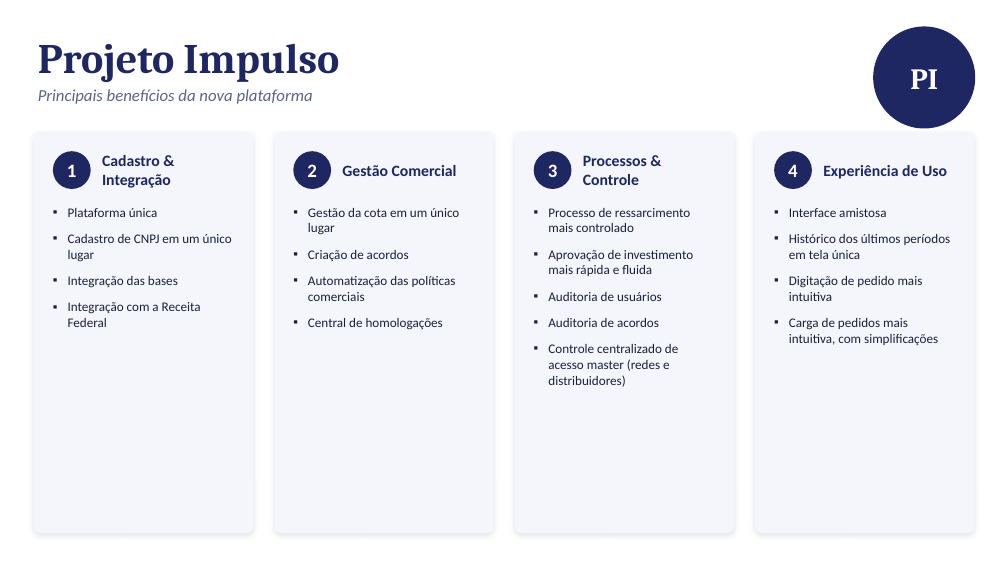
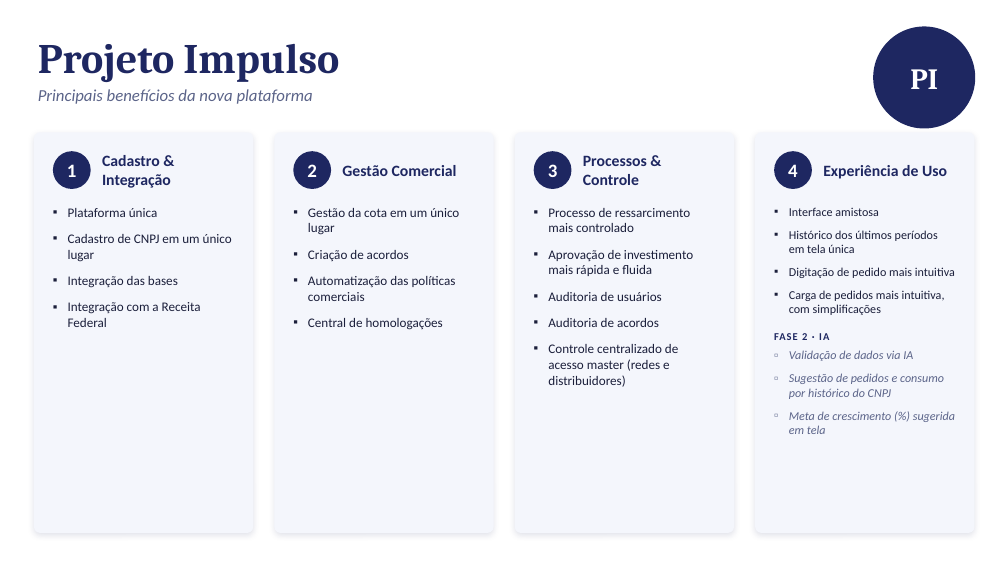
Before and after one commit to fillolpauferro-web/Fillol, a slide deck: slide 1 of apresentacoes/projeto-impulso-slide.pptx. Drawn at 1008x567 pixels with LibreOffice and Linux fonts; fonts in the diff are those of the drawing. Boxes give left, top, right and bottom in pixels: in the first picture for what was removed or moved away, otherwise in the second. Text is boxed around its words. In the diff, an @@ line names an element or a change of style, - is before the commit and + after.

```diff
--- a/apresentacoes/projeto-impulso-slide.pptx
+++ b/apresentacoes/projeto-impulso-slide.pptx
@@ text at (789, 207, 955, 315): size 12.5 to 11.5 pt in "Interface amistosa", "Histórico dos últimos períodos em tela única", "Digitação de pedido mais intuitiva", "Carga de pedidos mais intuitiva, com simplificações"; less space between paragraphs @@
@@ text at (774, 333, 955, 434): paragraphs added @@
+FASE 2 · IA
+▫ Validação de dados via IA
+▫ Sugestão de pedidos e consumo por histórico do CNPJ
+▫ Meta de crescimento (%) sugerida em tela
```
